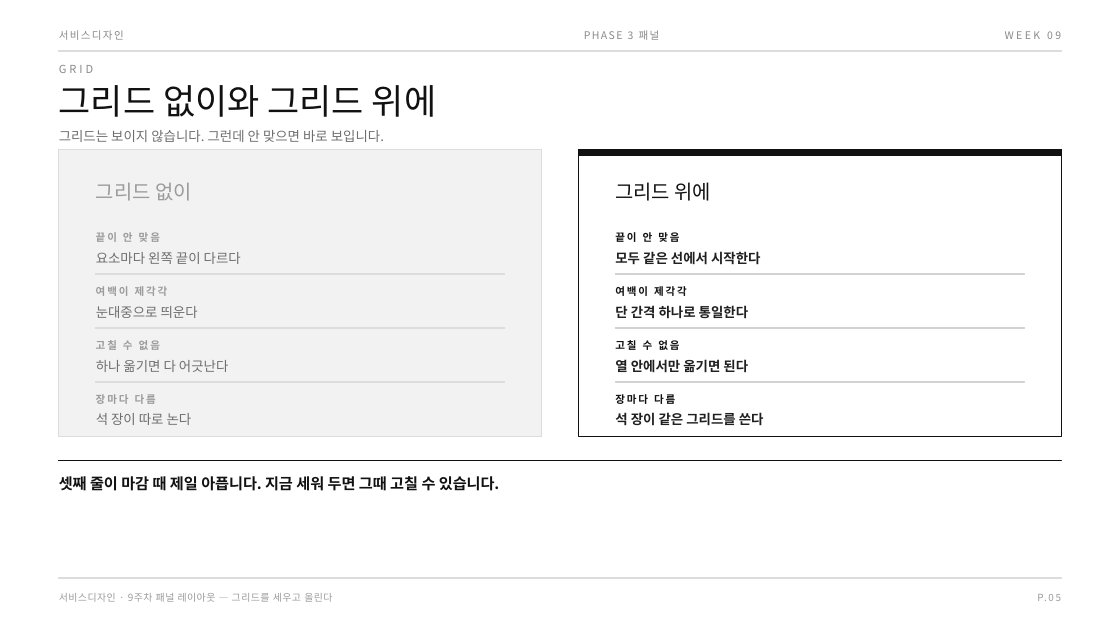
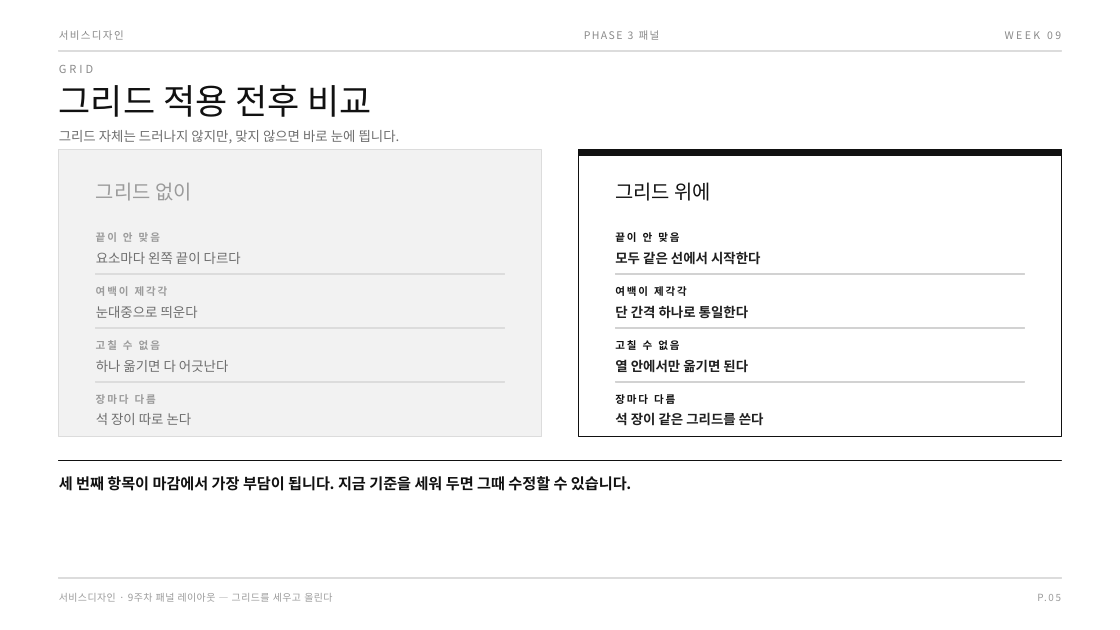
Before and after one commit to design-eng/MIN.D, a slide deck: slide 9 of dist/weeks-2학기/서비스디자인_2학기_09주차_패널레이아웃.pptx. Drawn at 1120x630 pixels with LibreOffice and Linux fonts; fonts in the diff are those of the drawing. Boxes give left, top, right and bottom in pixels: in the first picture for what was removed or moved away, otherwise in the second. Text is boxed around its words. In the diff, an @@ line names an element or a change of style, - is before the commit and + after.

```diff
--- a/dist/weeks-2학기/서비스디자인_2학기_09주차_패널레이아웃.pptx
+++ b/dist/weeks-2학기/서비스디자인_2학기_09주차_패널레이아웃.pptx
@@ text at (x1=59, y1=85, x2=372, y2=117): text changed @@
-그리드 없이와 그리드 위에
+그리드 적용 전후 비교
@@ text at (x1=59, y1=130, x2=400, y2=143): text changed @@
-그리드는 보이지 않습니다. 그런데 안 맞으면 바로 보입니다.
+그리드 자체는 드러나지 않지만, 맞지 않으면 바로 눈에 띕니다.
@@ text at (x1=59, y1=476, x2=631, y2=491): text changed @@
-셋째 줄이 마감 때 제일 아픕니다. 지금 세워 두면 그때 고칠 수 있습니다.
+세 번째 항목이 마감에서 가장 부담이 됩니다. 지금 기준을 세워 두면 그때 수정할 수 있습니다.
```
Also in this commit, not shown: 20 other slides changed, 5 other files.
